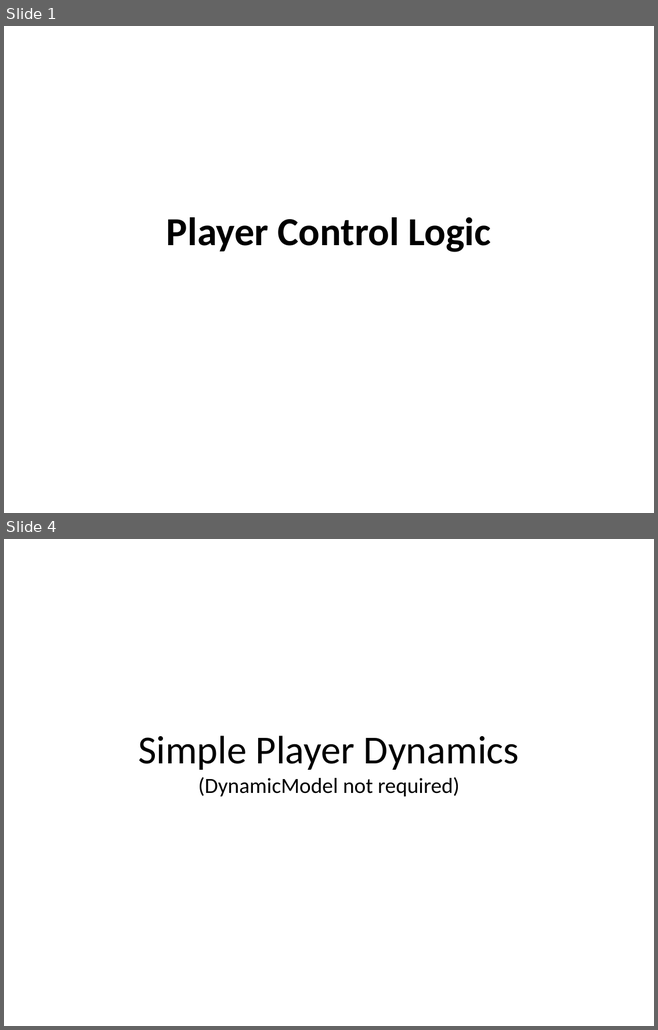
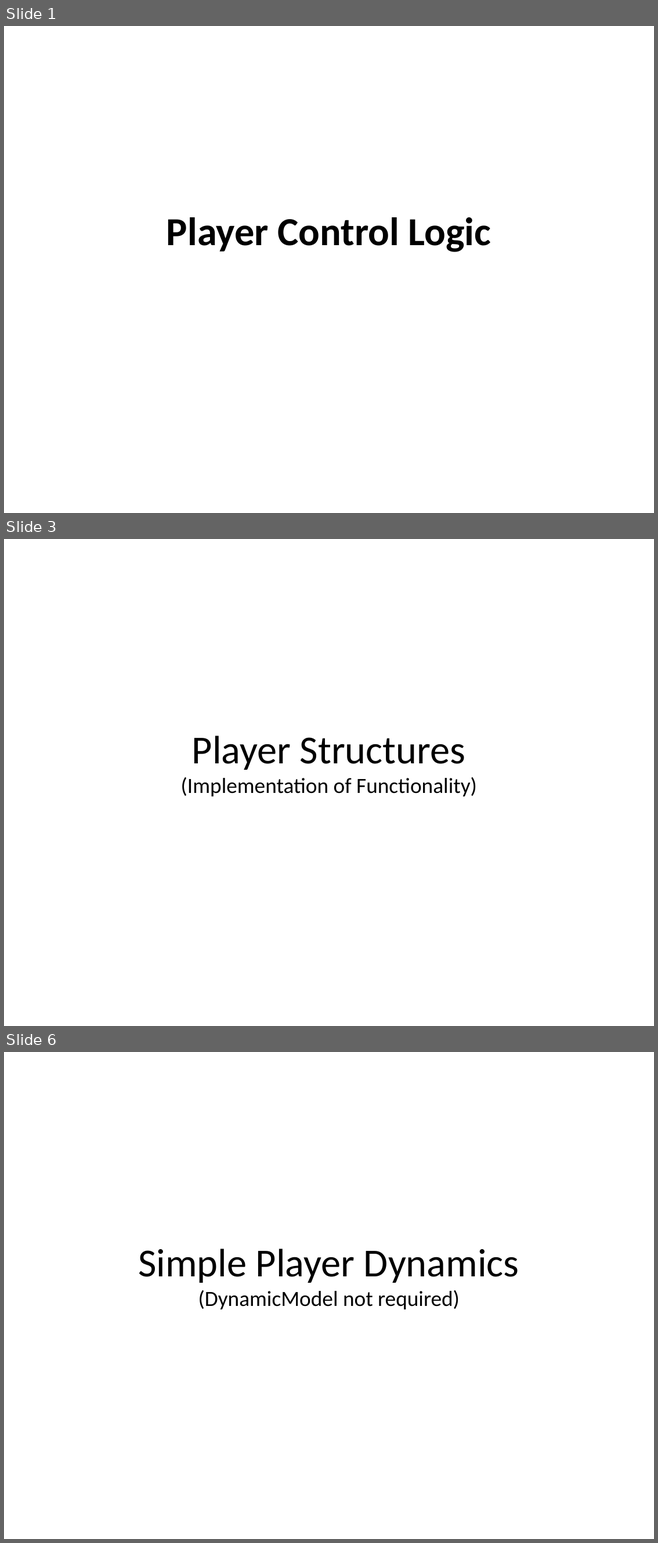
Before and after one commit to doughodson/OpenEaagles, a slide deck: doc/umlDiagrams/player-control-logic.pptx. Shown one above the other, each under a label of ours: slides 1 and 4 before the commit, slides 1, 3 and 6 after it; the slides between them are not shown. The pictures are 658x1030 and 658x1543 pixels, drawn with LibreOffice and Linux fonts; fonts in the diff are those of the drawing. Boxes give left, top, right and bottom in pixels: in the first picture for what was removed or moved away, otherwise in the second. Text is boxed around its words. In the diff, an @@ line names an element or a change of style, - is before the commit and + after.

```diff
--- a/doc/umlDiagrams/player-control-logic.pptx
+++ b/doc/umlDiagrams/player-control-logic.pptx
@@ slide 3 added at (4, 539, 654, 1026), background #FFFFFF @@
@@ text added at (181, 736, 477, 797), 24 pt, text #000000 @@
+Player Structures
+(Implementation of Functionality)
@@ what was slide 4 is now slide 6 @@
```
Also in this commit, not shown: 12 slides changed, 4 other slides added, 1 other file.
